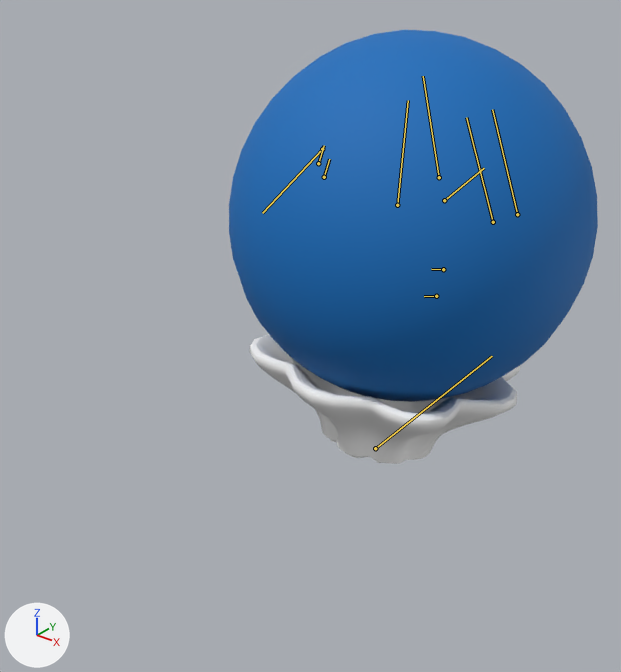
The FBX model Assets/Art/00 ANIMATIONS/UBlobfish/Anim_Blobfish_Run_60fps.fbx as it was, and as the next commit left it.
The view is the same before and after, from a camera (50 mm lens) standing at (0.55, -0.795, 1.879) and looking at (-0.016, -0.087, 1.439). The axes (+X, +Y, +Z) are drawn at lower left. The lights are the same throughout. The bones that bend it are drawn over the model as lines.

Objects in the first picture: 'BLOBFISH'.
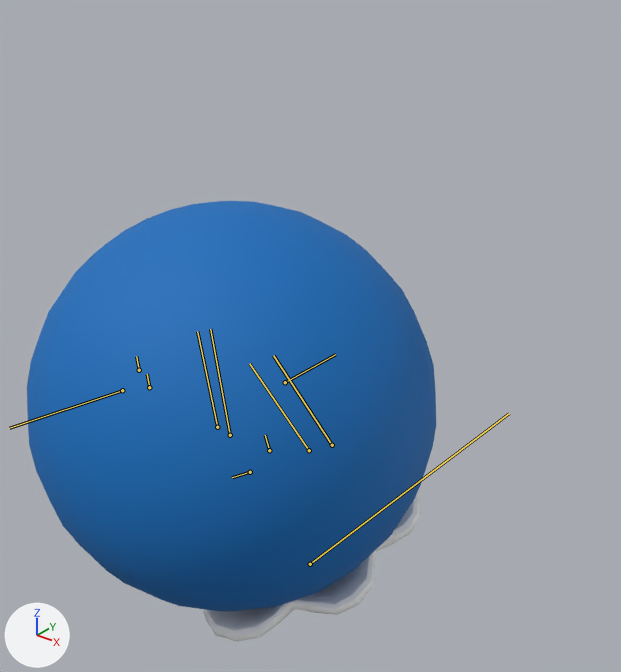
The newer file adds an action. The first version stands in its rest pose; the second is drawn at frame 43 of the action 'Anim_Run_Blobfish FIXED'.

Where the change shows, as pixel boxes [x1, y1, x2, y2] in the pictures (621 x 672 px):
```json
{"object": "BLOBFISH", "change": "posed", "before": [229, 30, 598, 464], "after": [27, 201, 436, 641], "on screen": "11% wider"}
{"bone": "ROOT_Blobfish", "before": "(375, 448) to (492, 356)", "after": "(310, 564) to (509, 413)"}
{"bone": "Body_Main", "before": "(397, 205) to (408, 100)", "after": "(217, 427) to (197, 331)"}
{"bone": "L_Fin1", "before": "(493, 222) to (466, 117)", "after": "(309, 450) to (249, 363)"}
{"bone": "Tail", "before": "(444, 200) to (484, 168)", "after": "(285, 382) to (335, 354)"}
{"bone": "Tailfin_1", "before": "(443, 269) to (431, 269)", "after": "(269, 450) to (265, 435)"}
{"bone": "Tailfin_2", "before": "(436, 296) to (424, 296)", "after": "(250, 472) to (232, 477)"}
{"bone": "L_Eye", "before": "(439, 177) to (423, 76)", "after": "(230, 435) to (210, 329)"}
{"bone": "R_Eye", "before": "(322, 149) to (262, 213)", "after": "(122, 390) to (9, 428)"}
{"bone": "R_Fin1", "before": "(324, 177) to (329, 159)", "after": "(149, 387) to (147, 374)"}
{"bone": "L_Fin2", "before": "(517, 214) to (492, 109)", "after": "(332, 445) to (273, 355)"}
```

The change, as JSON lines over the scene's bpy script:
```json
{"block": "bone_root_blobfish", "where": "bone_root_blobfish = bpy.data.objects['Blobfish_grp'].pose.bones['ROOT_Blobfish']"}
{"op": "set", "path": "bone_root_blobfish.location", "old": "(0.0, 0.0, 0.0)", "new": "(-12.5, -12.4, 1.1)"}
{"op": "set", "path": "bone_root_blobfish.rotation_quaternion", "old": "(1.0, 0.0, 0.0, 0.0)", "new": "(0.953, -0.198, -0.014, -0.229)", "note": "degrees (0, 0, 0) -> degrees (-22, -7, -26)"}
{"block": "bone_body_main", "where": "bone_body_main = bpy.data.objects['Blobfish_grp'].pose.bones['Body_Main']  # child of 'ROOT_Blobfish'"}
{"op": "set", "path": "bone_body_main.location", "old": "(0.0, 0.0, 0.0)", "new": "(0.0, -4.1, 0.0)"}
{"op": "set", "path": "bone_body_main.rotation_quaternion", "old": "(1.0, 0.0, 0.0, 0.0)", "new": "(0.97, -0.106, 0.216, 0.006)", "note": "degrees (0, 0, 0) -> degrees (-13, 25, -2)"}
{"block": "bone_l_fin1", "where": "bone_l_fin1 = bpy.data.objects['Blobfish_grp'].pose.bones['L_Fin1']  # child of 'Body_Main'"}
{"op": "set", "path": "bone_l_fin1.rotation_quaternion", "old": "(1.0, 0.0, 0.0, 0.0)", "new": "(0.993, 0.0, -0.115, 0.0)", "note": "degrees (0, 0, 0) -> degrees (0, -13, 0)"}
{"block": "bone_tail", "where": "bone_tail = bpy.data.objects['Blobfish_grp'].pose.bones['Tail']  # child of 'Body_Main'"}
{"op": "set", "path": "bone_tail.rotation_quaternion", "old": "(1.0, 0.0, 0.0, 0.0)", "new": "(0.966, 0.027, 0.112, -0.232)", "note": "degrees (0, 0, 0) -> degrees (0, 13, -27)"}
{"block": "bone_tailfin_1", "where": "bone_tailfin_1 = bpy.data.objects['Blobfish_grp'].pose.bones['Tailfin_1']  # child of 'Tail'"}
{"op": "set", "path": "bone_tailfin_1.rotation_quaternion", "old": "(1.0, 0.0, 0.0, 0.0)", "new": "(0.959, 0.0, -0.001, 0.283)", "note": "degrees (0, 0, 0) -> degrees (0, 0, 33)"}
{"block": "bone_tailfin_2", "where": "bone_tailfin_2 = bpy.data.objects['Blobfish_grp'].pose.bones['Tailfin_2']  # child of 'Tailfin_1'"}
{"op": "set", "path": "bone_tailfin_2.rotation_quaternion", "old": "(1.0, 0.0, 0.0, 0.0)", "new": "(0.922, 0.0, 0.0, -0.387)", "note": "degrees (0, 0, 0) -> degrees (0, 0, -46)"}
{"block": "bone_l_eye", "where": "bone_l_eye = bpy.data.objects['Blobfish_grp'].pose.bones['L_Eye']  # child of 'Body_Main'"}
{"op": "set", "path": "bone_l_eye.rotation_quaternion", "old": "(1.0, 0.0, 0.0, 0.0)", "new": "(0.944, -0.043, -0.222, -0.241)", "note": "degrees (0, 0, 0) -> degrees (2, -26, -29)"}
{"block": "bone_r_eye", "where": "bone_r_eye = bpy.data.objects['Blobfish_grp'].pose.bones['R_Eye']  # child of 'Body_Main'"}
{"op": "set", "path": "bone_r_eye.rotation_quaternion", "old": "(1.0, 0.0, 0.0, 0.0)", "new": "(0.937, -0.222, 0.062, -0.261)", "note": "degrees (0, 0, 0) -> degrees (-27, 0, -31)"}
{"block": "bone_r_fin1", "where": "bone_r_fin1 = bpy.data.objects['Blobfish_grp'].pose.bones['R_Fin1']  # child of 'Body_Main'"}
{"op": "set", "path": "bone_r_fin1.rotation_quaternion", "old": "(1.0, 0.0, 0.0, 0.0)", "new": "(0.993, 0.0, 0.115, 0.0)", "note": "degrees (0, 0, 0) -> degrees (0, 13, 0)"}
{"block": "bone_l_fin2", "where": "bone_l_fin2 = bpy.data.objects['Blobfish_grp'].pose.bones['L_Fin2']  # child of 'Body_Main'"}
{"op": "set", "path": "bone_l_fin2.location", "old": "(0.0, 0.0, 0.0)", "new": "(-0.1, 0.0, 0.6)"}
{"op": "set", "path": "bone_l_fin2.rotation_quaternion", "old": "(1.0, 0.0, 0.0, 0.0)", "new": "(0.993, 0.0, -0.115, 0.0)", "note": "degrees (0, 0, 0) -> degrees (0, -13, 0)"}
```
